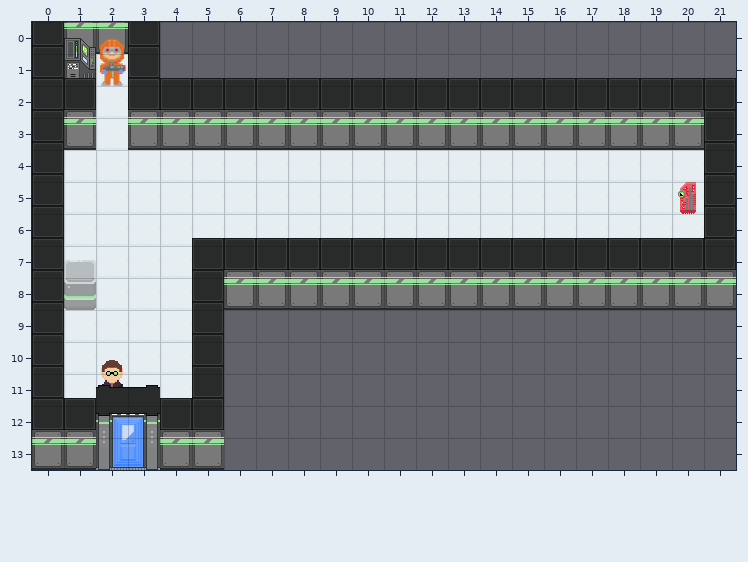
Two states of a Tiled map, Undetected/core/assets/levels/level3.tmx. The picture above is the old version.
Cells are 32x32 px. Shown: x 0..21, y 0..13.
The same view after the edit:
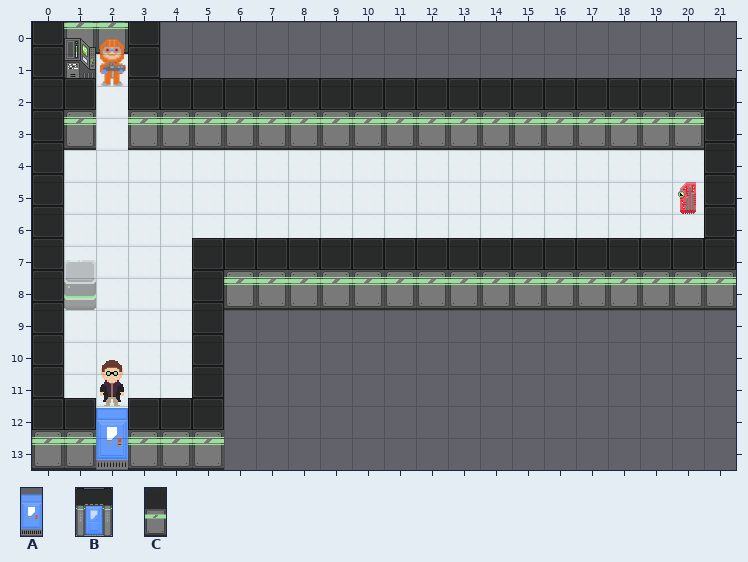
Key: from "DoorClosed": A 0; from "exit": B 0; from "walls": C 0.
Objects are placed by their top-left corner, in cells (3,4 is the top-left corner of cell 3,4); size is 1x1 cell unless given.
The edit:
Layer "Object Layer 1":
Object B "exit" at 2,11.3 size 2x2.7 becomes A "exit" at 2,11.8 size 1x2.2.
A new object: C "horizontal" at 3,11.8 size 1x2.2.
Boxes around the changes in both pictures, in picture pixels (x1, y1, x2, y2):
changed: (96, 385, 160, 470)
